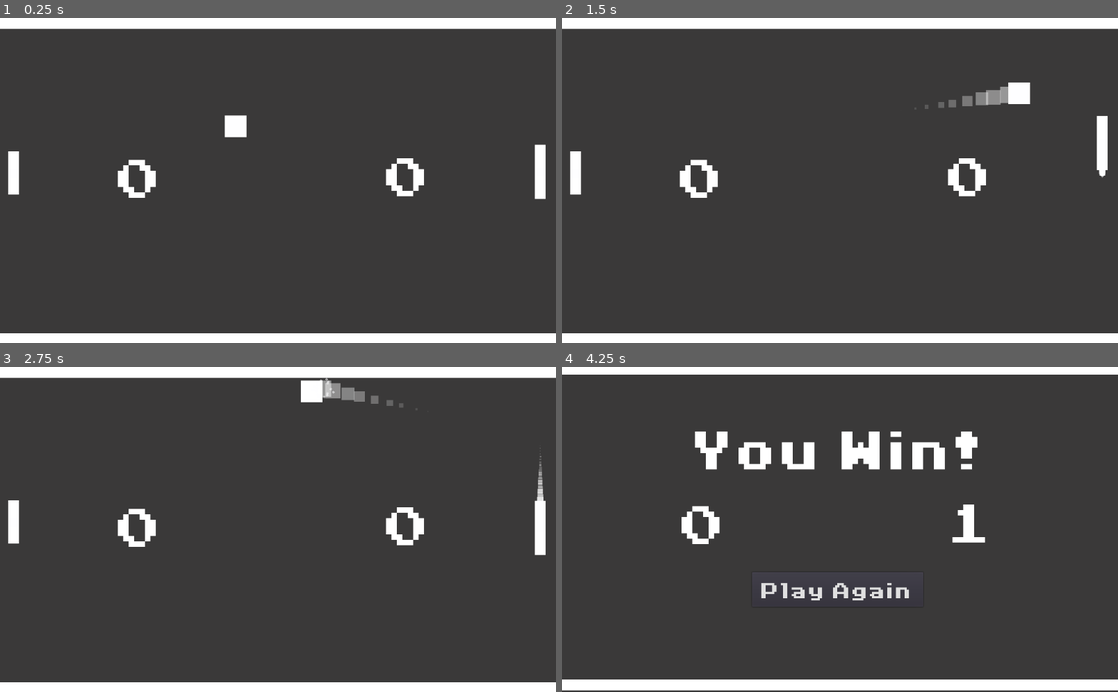
Above: before the commit, frames 1-4 (two rows, left to right).
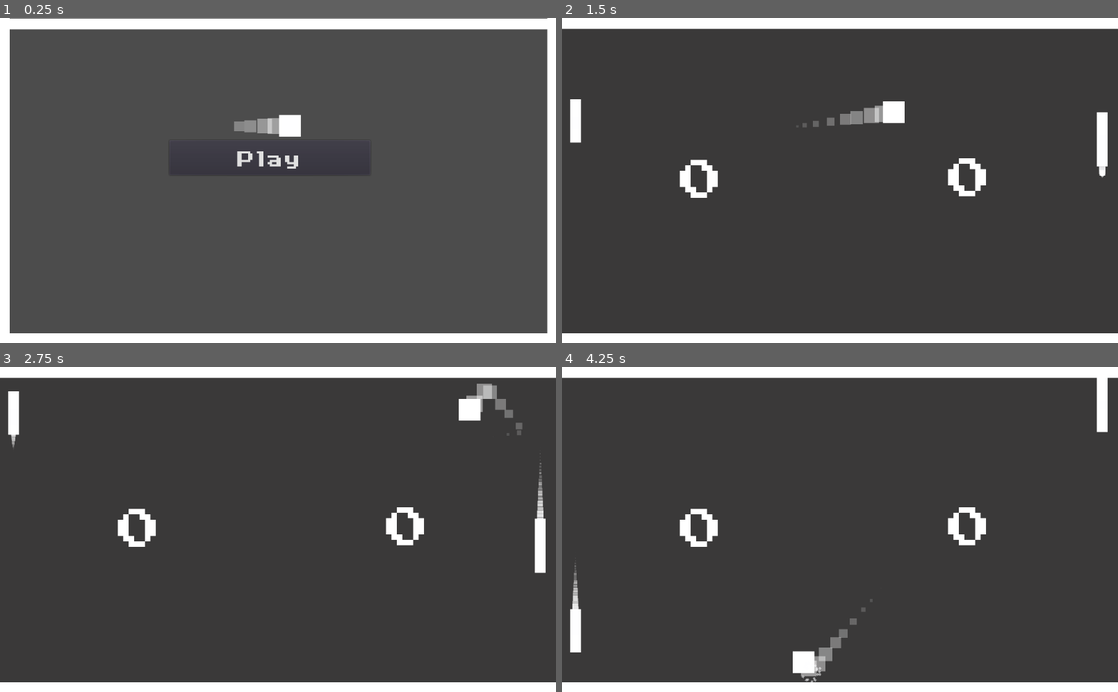
Above: after the commit, the same moments.

Repository: ben-gillott/platformer-prototype
Game: Godot game, scene res://Scenes/StartMenu.tscn
The game is run twice, just before and just after one commit, with the same random seed, the same clock (stepped at 60 frames per second) and the same inputs. Before the commit the project starts from res://Scenes/PlayScene.tscn.
Inputs (mouse positions are in pixels of both pictures, inside the frame that each line leads up to):
- Up to frame 1 (0.25 s): no input
- Up to frame 2 (1.5 s): click (834, 157) at 0.5 s, where only the run after the commit has a clickable "Play"; hold Up (ui_up) from 1.28 s (still down)
- Up to frame 3 (2.75 s): release Up (ui_up) at 2.03 s; hold Down (ui_down) from 2.03 s (still down)
- Up to frame 4 (4.25 s): release Down (ui_down) at 2.78 s; hold Up (ui_up) from 2.78 s (still down)

The runs differ from the first frame. In frame 1, 6.3% of the frame differs, in the area x 0-100%, y 0-98%; in frame 2, 1.9%; in frame 3, 2.2%; in frame 4, 7.9%, in the area x 0-100%, y 2-100%.

Commit message:
Fix AI Paddle, adjusting difficulty

Diff:
--- /dev/null
+++ b/GameTwo-Pong/Scenes/AIPaddle.tscn
@@ -0,0 +1,30 @@
+[gd_scene load_steps=5 format=2]
+
+[ext_resource path="res://Art/1x1pxsquare.png" type="Texture" id=1]
+
+[sub_resource type="RectangleShape2D" id=1]
+extents = Vector2( 1, 1 )
+
+[sub_resource type="Curve" id=2]
+_data = [ Vector2( 0.0174419, 0.965705 ), 0.0, -0.30404, 0, 0, Vector2( 0.988372, 0.0711137 ), -0.314292, 0.0, 0, 0 ]
+
+[sub_resource type="Gradient" id=3]
+colors = PoolColorArray( 1, 1, 1, 0.709804, 1, 1, 1, 0 )
+
+[node name="AIPaddle" type="KinematicBody2D"]
+scale = Vector2( 10, 30 )
+
+[node name="Sprite" type="Sprite" parent="."]
+scale = Vector2( 2, 2 )
+texture = ExtResource( 1 )
+
+[node name="CollisionShape2D" type="CollisionShape2D" parent="."]
+shape = SubResource( 1 )
+
+[node name="CPUParticles2D" type="CPUParticles2D" parent="."]
+amount = 40
+lifetime = 0.5
+local_coords = false
+scale_amount = 15.0
+scale_amount_curve = SubResource( 2 )
+color_ramp = SubResource( 3 )
--- a/GameTwo-Pong/Scenes/PlayScene.tscn
+++ b/GameTwo-Pong/Scenes/PlayScene.tscn
@@ -12,6 +12,7 @@
 [ext_resource path="res://Sound/Score.wav" type="AudioStream" id=10]
 [ext_resource path="res://Scripts/CameraShake.gd" type="Script" id=11]
 [ext_resource path="res://Art/retro.tres" type="DynamicFont" id=12]
+[ext_resource path="res://Scenes/AIPaddle.tscn" type="PackedScene" id=13]
 
 [sub_resource type="DynamicFont" id=1]
 size = 100
@@ -48,7 +49,7 @@
 position = Vector2( 24.6398, 286.388 )
 script = ExtResource( 7 )
 
-[node name="Paddle" parent="Player2" instance=ExtResource( 1 )]
+[node name="AIPaddle" parent="Player2" instance=ExtResource( 13 )]
 scale = Vector2( 10, 40 )
 
 [node name="WallTop" parent="." instance=ExtResource( 4 )]
@@ -143,7 +144,7 @@
 
 [node name="Music" type="AudioStreamPlayer" parent="Music"]
 stream = ExtResource( 8 )
-volume_db = -16.0
+volume_db = -18.0
 autoplay = true
 
 [node name="Hit" type="AudioStreamPlayer" parent="Music"]
--- a/GameTwo-Pong/Scripts/AIPaddle.gd
+++ b/GameTwo-Pong/Scripts/AIPaddle.gd
@@ -1,24 +1,26 @@
 extends Node2D
 
-var margin = 0
-var AISpeed = 350
 
-# Called when the node enters the scene tree for the first time.
-func _ready():
-	$Paddle.speed = AISpeed
+#member variables
 
-# Called every frame. 'delta' is the elapsed time since the previous frame.
-func _process(delta):
-	var ballPosY = get_parent().get_node("Ball").global_position.y
-	var aiPosY = $Paddle.global_position.y
+export (int) var speed = 3.5 #5 = very hard, 1 = very easy
 
-	#Manually lerp towards target position
-	#var newYval = lerp(aiPosY, ballPosY, AISpeed * delta)
-	#$Paddle.position.y = newYval
+onready var paddleXPos = global_position.x
 
-	#if(aiPosY > ballPosY + margin):
-	#	$Paddle.moveUp()
-	#elif(aiPosY < ballPosY - margin):
-	#	$Paddle.moveDown()
-	#else:
-	#	$Paddle.stopMoving()
+func _physics_process(delta):
+	#Lock along x axis
+	position.x = paddleXPos
+
+	#Lerp toward ball at speed
+	var ballPosy = get_parent().get_node("Ball").global_position.y
+	position.y = lerp(position.y, ballPosy, delta * speed)
+
+
+func setDifficultyEasy():
+	speed = 3
+
+func setDifficultyMedium():
+	speed = 3.5
+
+func setDifficultyHard():
+	speed = 4.5
--- a/GameTwo-Pong/Scripts/Manager.gd
+++ b/GameTwo-Pong/Scripts/Manager.gd
@@ -6,7 +6,8 @@
 
 var p1Score = 0
 var p2Score = 0
-var maxScore = 1
+var maxScore = 11
+
 # Called when the node enters the scene tree for the first time.
 func _ready():
 	_startRound()
@@ -36,6 +37,18 @@
 		randDir = -1
 
 	$Ball.serve(randDir)
+
+	#Adjust difficulty
+
+func adjustDifficulty():
+	var scoreDifference = p1Score - p2Score
+	#negative, then losing, so easier
+	#.5 is a level of difficulty jump.
+	#EXE: 3.5 default, ai leads by 4 points, becomes easy
+	#Only want to change when big gap
+	if abs(scoreDifference) >= 3:
+		$Player2.speed += scoreDifference * .1
+
 
 func gameOver(won):
 	$Ball.queue_free()
--- a/GameTwo-Pong/Scripts/Paddle.gd
+++ b/GameTwo-Pong/Scripts/Paddle.gd
@@ -3,7 +3,7 @@
 
 #member variables
 
-export (int) var speed = 350
+export (int) var speed = 400
 export (float, 0, 1.0) var friction = 0.2
 export (float, 0, 1.0) var acceleration = 0.50
 var dir = 0
--- a/GameTwo-Pong/project.godot
+++ b/GameTwo-Pong/project.godot
@@ -11,7 +11,7 @@
 [application]
 
 config/name="GameTwo-Pong"
-run/main_scene="res://Scenes/PlayScene.tscn"
+run/main_scene="res://Scenes/StartMenu.tscn"
 config/icon="res://icon.png"
 
 [input]
Not shown: 1 places in GameTwo-Pong/Scenes/PlayScene.tscn that only renumber resources
